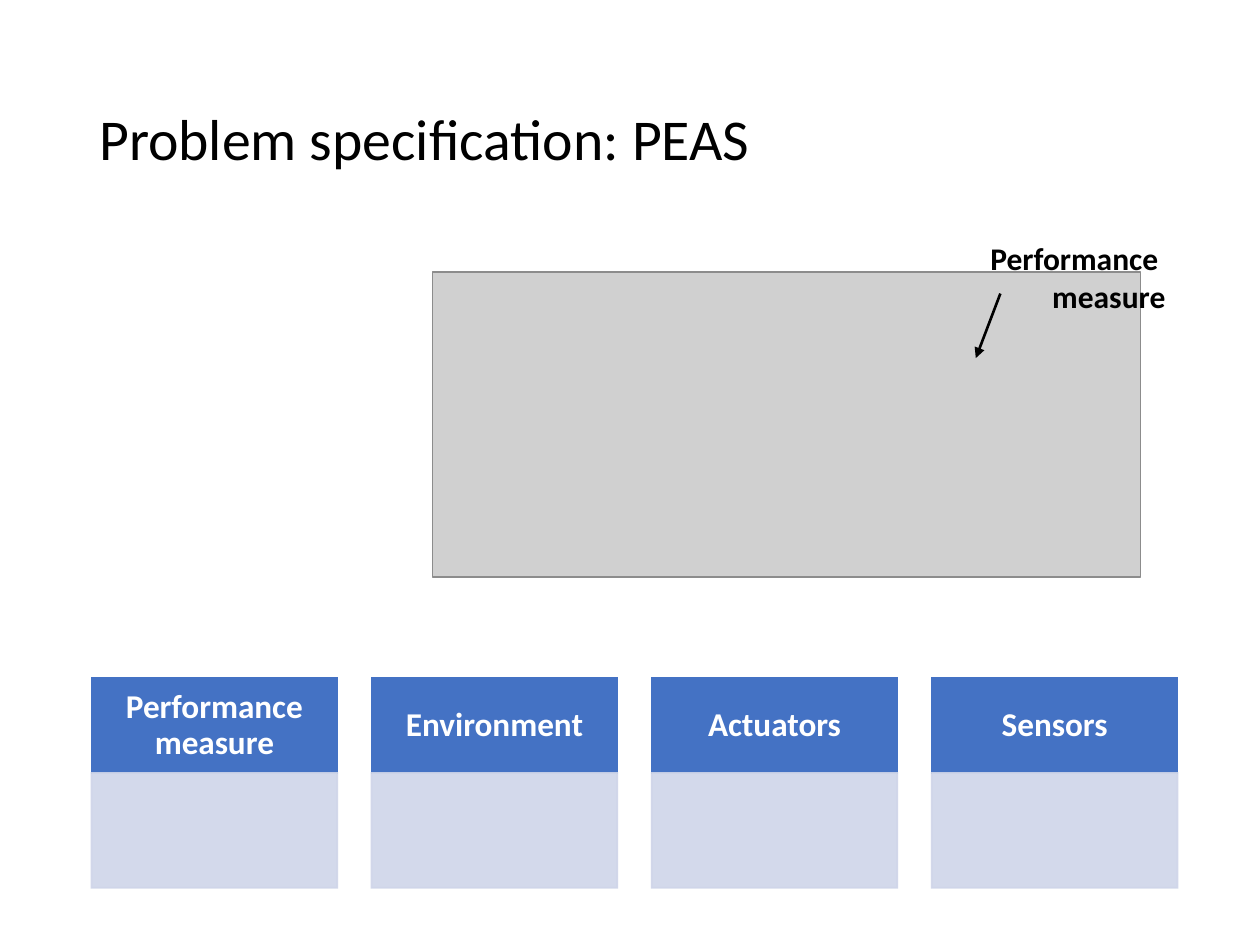
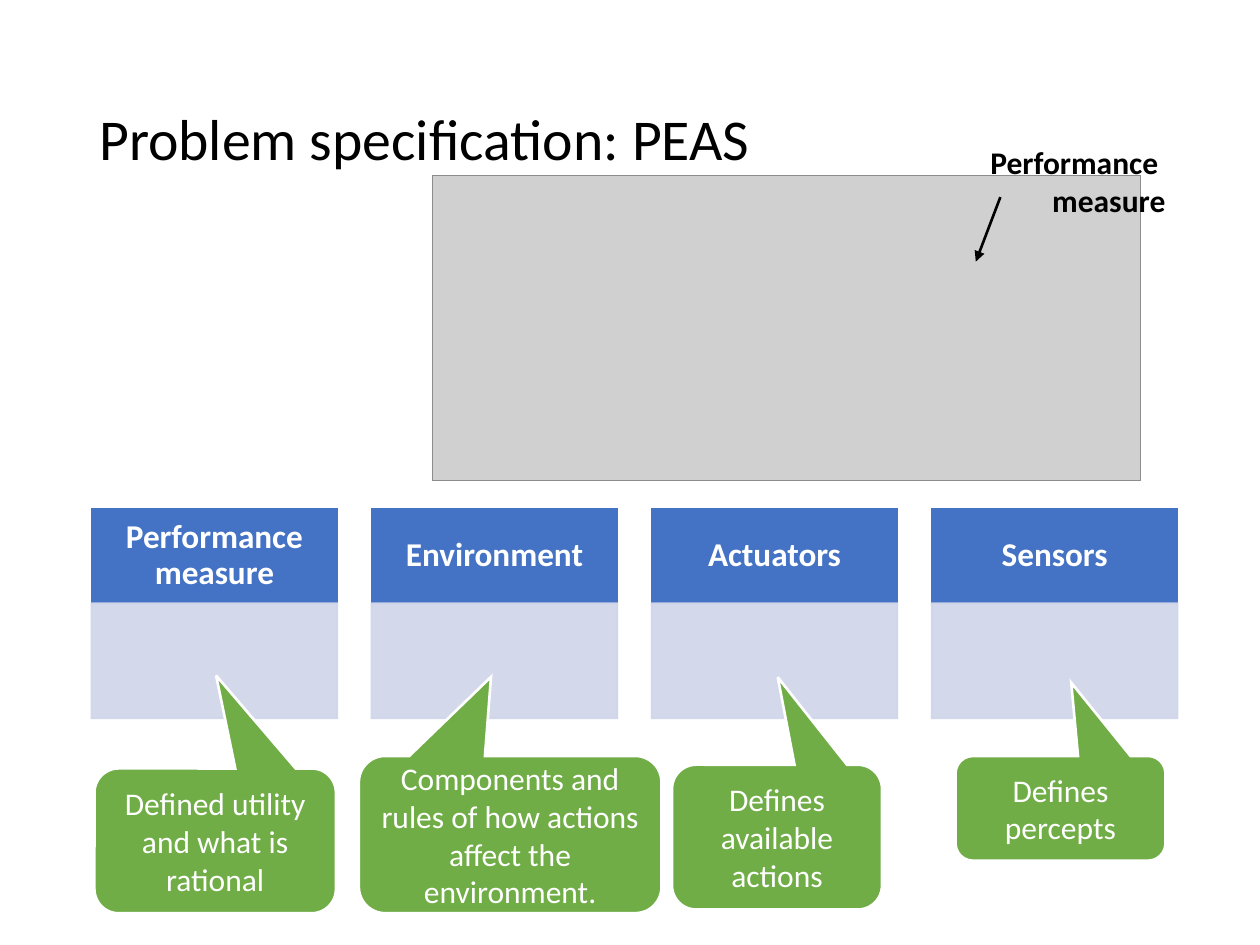
Before and after one commit to mhahsler/CS7320-AI, a slide deck: slide 8 of slides/02_agents.pptx. Drawn at 1260x945 pixels with LibreOffice and Linux fonts; fonts in the diff are those of the drawing; grey boxes stand for pictures. Boxes give left, top, right and bottom in pixels: in the first picture for what was removed or moved away, otherwise in the second. Text is boxed around its words. In the diff, an @@ line names an element or a change of style, - is before the commit and + after.

```diff
--- a/slides/02_agents.pptx
+++ b/slides/02_agents.pptx
@@ 1 picture, 1 text, 1 arrow: place and size @@
-1 picture, 1 text, 1 arrow at bbox=[432, 248, 1165, 577]
+1 picture, 1 text, 1 arrow at bbox=[432, 152, 1165, 480]
@@ 8 rectangles, 4 texts: place and size @@
-8 rectangles, 4 texts at bbox=[92, 678, 1178, 887]
+8 rectangles, 4 texts at bbox=[92, 509, 1178, 718]
@@ rounded speech box added at bbox=[94, 769, 336, 914], fill #70AD47, outline #FFFFFF 1.5 pt, 18 pt, text #FFFFFF @@
+Defined utility and what is rational
@@ rounded speech box added at bbox=[359, 756, 662, 914], fill #70AD47, outline #FFFFFF 1.5 pt, 18 pt, text #FFFFFF @@
+Components and rules of how actions affect the environment.
@@ rounded speech box added at bbox=[672, 765, 882, 910], fill #70AD47, outline #FFFFFF 1.5 pt, 18 pt, text #FFFFFF @@
+Defines available actions
@@ rounded speech box added at bbox=[955, 756, 1166, 861], fill #70AD47, outline #FFFFFF 1.5 pt, 18 pt, text #FFFFFF @@
+Defines percepts
```
Also in this commit, not shown: 2 other files.
